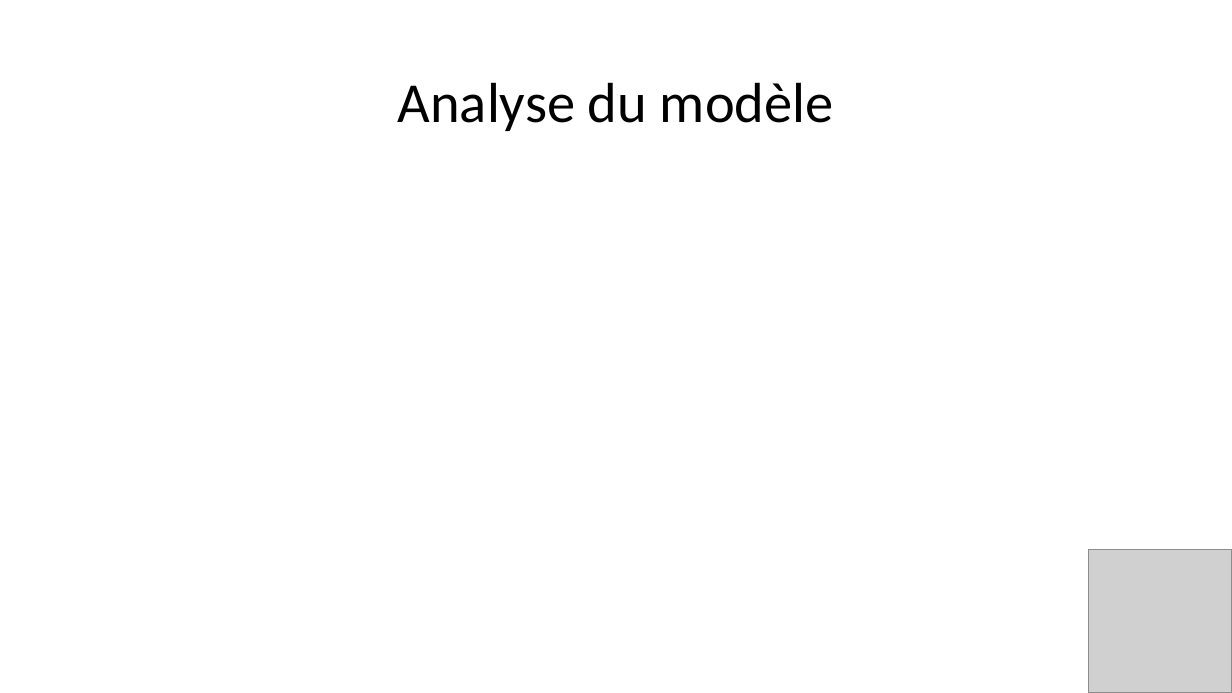
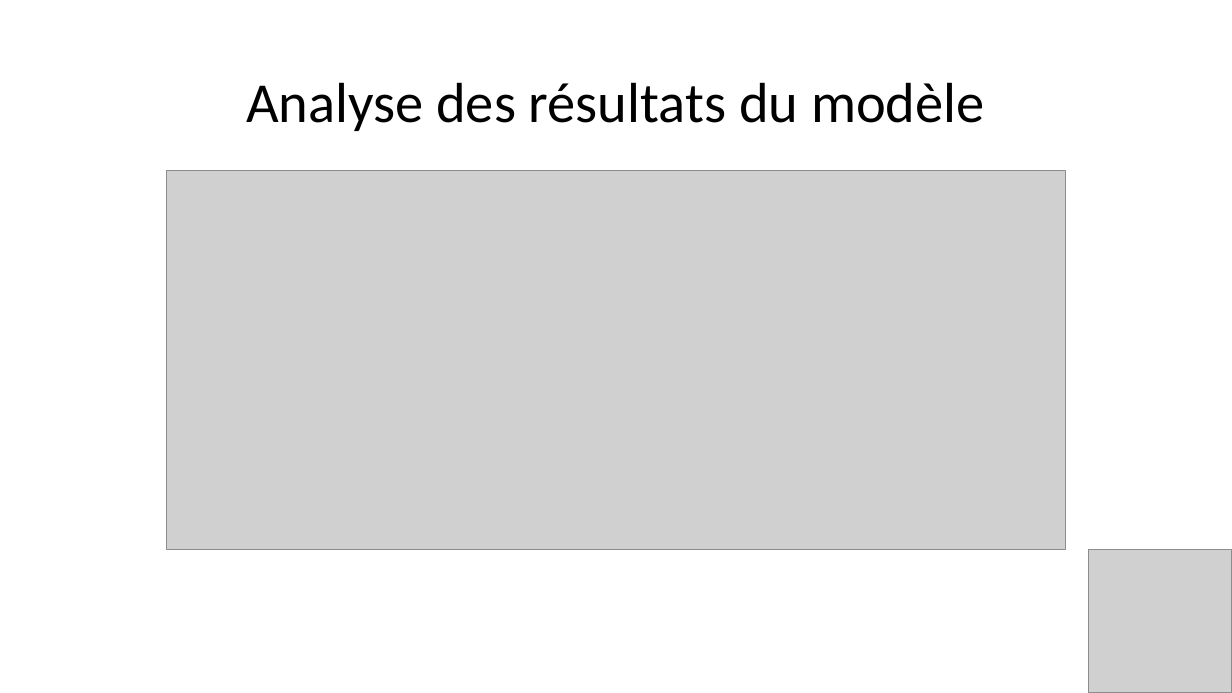
Before and after one commit to Julien-paulet/Projet_8, a slide deck: slide 25 of Présentation Projet_8.pptx. Drawn at 1232x693 pixels with LibreOffice and Linux fonts; fonts in the diff are those of the drawing; grey boxes stand for pictures. Boxes give left, top, right and bottom in pixels: in the first picture for what was removed or moved away, otherwise in the second. Text is boxed around its words. In the diff, an @@ line names an element or a change of style, - is before the commit and + after.

```diff
--- a/Présentation Projet_8.pptx
+++ b/Présentation Projet_8.pptx
@@ title at [246, 82, 984, 131]: text changed @@
-Analyse du modèle
+Analyse des résultats du modèle
@@ picture added at [166, 171, 1065, 550] @@
```
Also in this commit, not shown: 6 other slides changed, 5 slides added, 1 slide removed, 8 other files.
